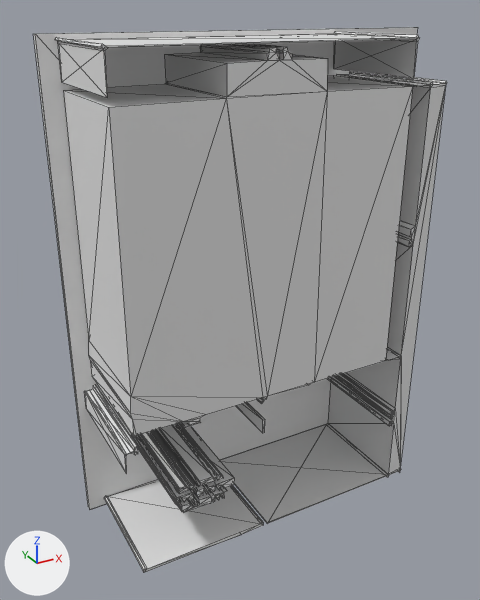
What one commit did to the glTF model version one/out_3d/44_13.glb.
The view is the same before and after, from a camera (50 mm lens) standing at (-3.37, -14.91, 12.71) and looking at (4.17, -1.19, 5.85). Every picture has the same lights, and +X, +Y and +Z are marked at lower left. Mesh edges are drawn as thin lines. Where no turn or scale is listed for an object, it has been applied to the vertices.

Names of what the first picture shows: 'geometry_0'.
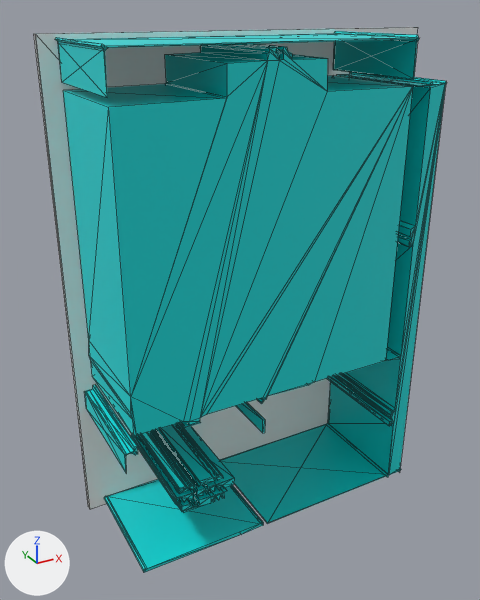
The change, as a diff of the scene's bpy script:
```diff
--- a/version one/out_3d/44_13.glb.py
+++ b/version one/out_3d/44_13.glb.py
@@ mat_defaultmaterial @@
+mat_defaultmaterial = bpy.data.materials.new('DefaultMaterial')
+mat_defaultmaterial.use_nodes = True; mat_defaultmaterial.node_tree.nodes.clear()
+_N = mat_defaultmaterial.node_tree.nodes; _L = mat_defaultmaterial.node_tree.links
+n0 = _N.new('ShaderNodeOutputMaterial'); n0.name = 'Material Output'
+n1 = _N.new('ShaderNodeBsdfPrincipled'); n1.name = 'Principled BSDF'
+n2 = _N.new('ShaderNodeVertexColor'); n2.name = 'Color Attribute'
+_L.new(n1.outputs[0], n0.inputs[0])  # 'BSDF' to 'Surface'
+_L.new(n2.outputs[0], n1.inputs[0])  # 'Color' to 'Base Color'
@@ me_geometry_0 @@
 # used by ob_geometry_0; location = (0.0, 0.0, 0.0)
-me_geometry_0.from_pydata(...)  # 510 vertices, 972 faces; spans x 0.0..10.23, y -3.15..0.0, z 0.0..12.23
+me_geometry_0.from_pydata(...)  # 512 vertices, 976 faces; spans x 0.0..10.23, y -3.15..0.0, z 0.0..12.23
+# me_geometry_0 part 1
+# 294 faces are deleted
+# 2 vertices move from x 0.39, y -3.15..-0.15, z 12.11 to x 0.39, y -3.15..-0.15, z 12.12
+# 2 vertices are added at (7.49, -0.15, 11.25), (7.49, -3.15, 11.25)
+# 298 new faces join them
+# me_geometry_0 part 2: 678 faces spanning x 0.0..10.23, y -3.15..0.0, z 0.0..12.23 switch from no material to mat_defaultmaterial
```

Location of each change, [x1, y1, x2, y2] in pixels of the pictures (480 x 600 px; the box of a moved part takes in the faces that stretch with it):
part 1 of me_geometry_0, moved or reshaped: [55, 37, 447, 572] in both
part 2 of me_geometry_0, recoloured (grey to cyan): [33, 28, 446, 572] in both
